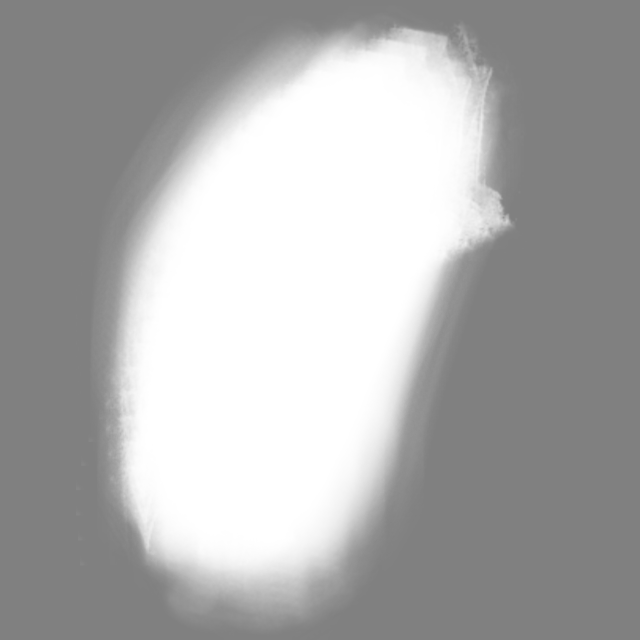
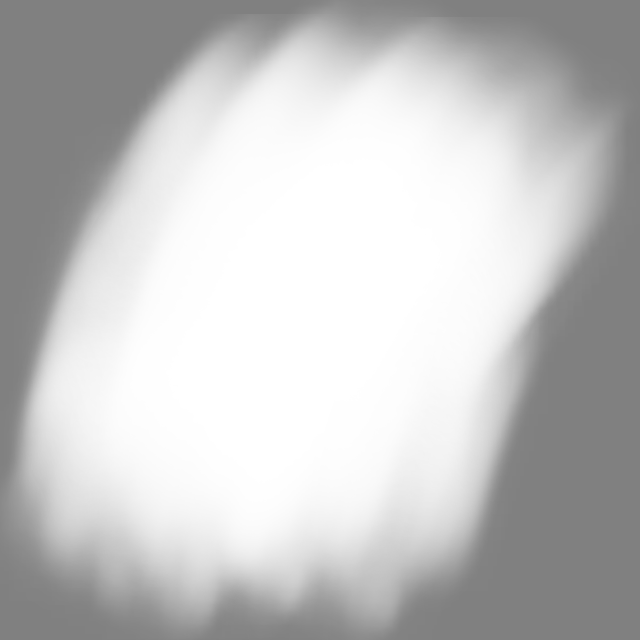
Comparing the layer stacks of the two 640px x 640px images. Changes:
hid "Layer1" over [76, 5, 535, 640]
added layer "Layer-9" over [0, 0, 634, 640]
